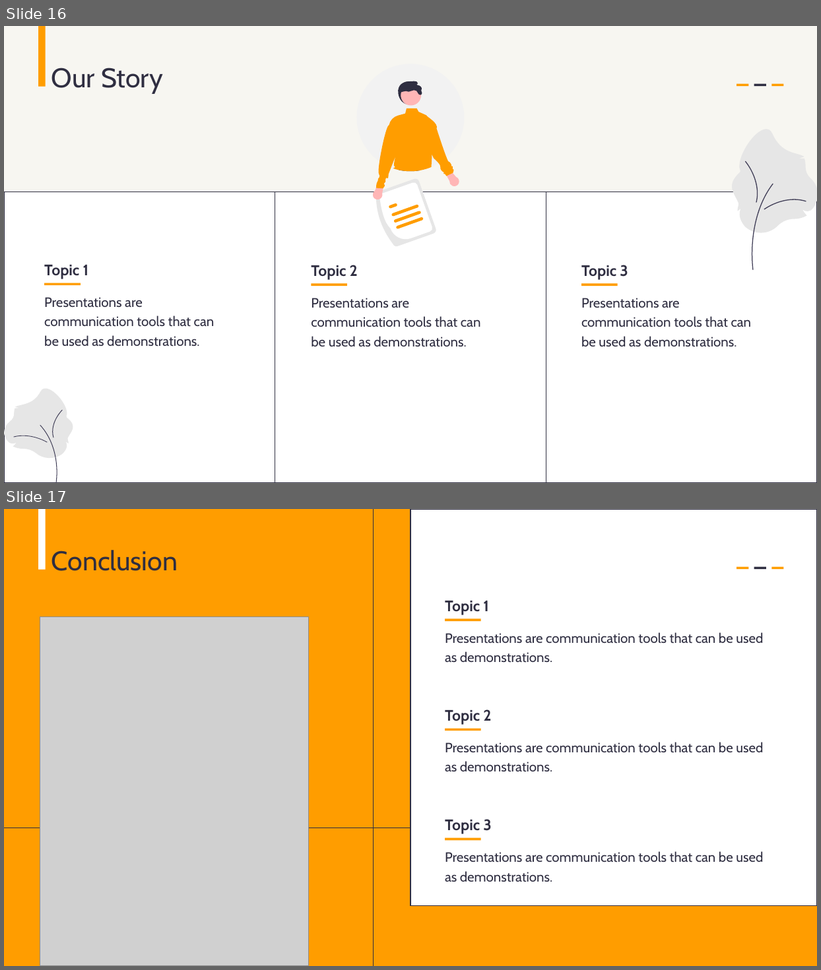
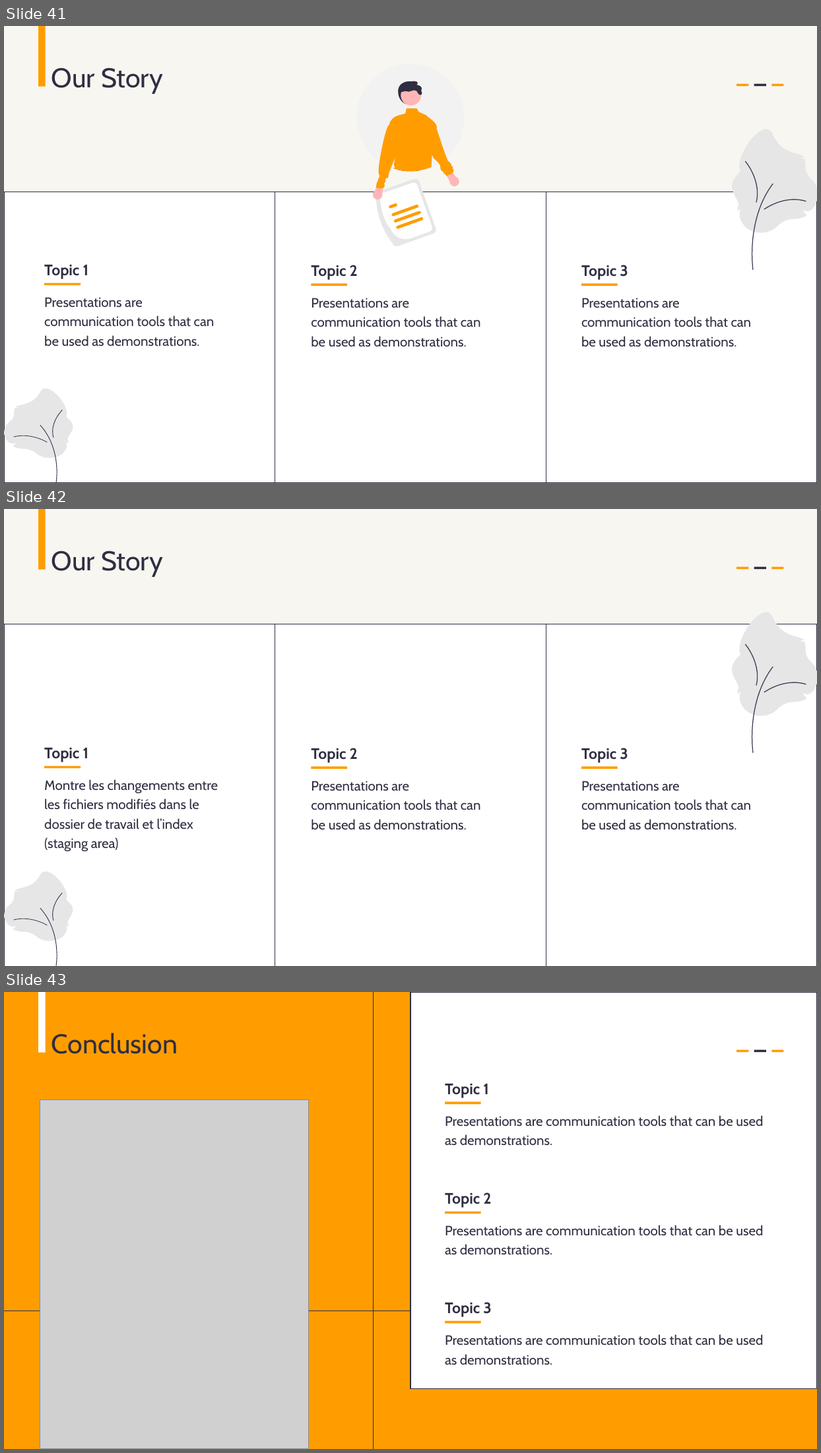
Before and after one commit to AbdessamadAbdaoui/Presentation_Git, a slide deck: presentation_Git.pptx. Shown one above the other, each under a label of ours: slides 16 and 17 before the commit, slides 41, 42 and 43 after it. The pictures are 821x970 and 821x1453 pixels, drawn with LibreOffice and Linux fonts; fonts in the diff are those of the drawing; grey boxes stand for pictures. Boxes give left, top, right and bottom in pixels: in the first picture for what was removed or moved away, otherwise in the second. Text is boxed around its words. In the diff, an @@ line names an element or a change of style, - is before the commit and + after.

```diff
--- a/presentation_Git.pptx
+++ b/presentation_Git.pptx
@@ slide 42 added at (x1=4, y1=509, x2=817, y2=966), background #F7F6F1 @@
@@ rectangle added at (x1=38, y1=509, x2=45, y2=569), fill #FF9D00 @@
@@ text added at (x1=52, y1=551, x2=163, y2=576), 32 pt, text #2F2E41 @@
+Our Story
@@ rectangle added at (x1=737, y1=567, x2=748, y2=569), fill #FF9D00 @@
@@ rectangle added at (x1=754, y1=567, x2=766, y2=569), fill #2F2E41 @@
@@ rectangle added at (x1=772, y1=567, x2=784, y2=569), fill #FF9D00 @@
@@ table added at (x1=4, y1=625, x2=816, y2=966), 1 rows, 3 columns @@
+ |  | 
@@ group added at (x1=733, y1=612, x2=817, y2=753): 4 freeform shapes @@
@@ text added at (x1=44, y1=748, x2=89, y2=762), 18 pt, text #2F2E41, bold @@
+Topic 1
@@ text added at (x1=311, y1=748, x2=358, y2=763), 18 pt, text #2F2E41, bold @@
+Topic 2
@@ text added at (x1=582, y1=748, x2=628, y2=763), 18 pt, text #2F2E41, bold @@
+Topic 3
@@ text added at (x1=44, y1=780, x2=218, y2=852), 16 pt, text #2F2E41 @@
+Montre les changements entre les fichiers modifiés dans le dossier de travail et l’index (staging area)
@@ rectangle added at (x1=44, y1=766, x2=81, y2=769), fill #FF9D00 @@
@@ text added at (x1=311, y1=781, x2=481, y2=830), 16 pt, text #2F2E41 @@
+Presentations are communication tools that can be used as demonstrations.
@@ rectangle added at (x1=312, y1=767, x2=347, y2=770), fill #FF9D00 @@
@@ text added at (x1=582, y1=781, x2=752, y2=830), 16 pt, text #2F2E41 @@
+Presentations are communication tools that can be used as demonstrations.
@@ rectangle added at (x1=582, y1=767, x2=618, y2=770), fill #FF9D00 @@
@@ group added at (x1=4, y1=872, x2=73, y2=966): 4 freeform shapes @@
@@ what was slide 16 is now slide 41 @@
@@ what was slide 17 is now slide 43 @@
```
Also in this commit, not shown: 2 slides changed, 27 other slides added, 2 slides removed.
